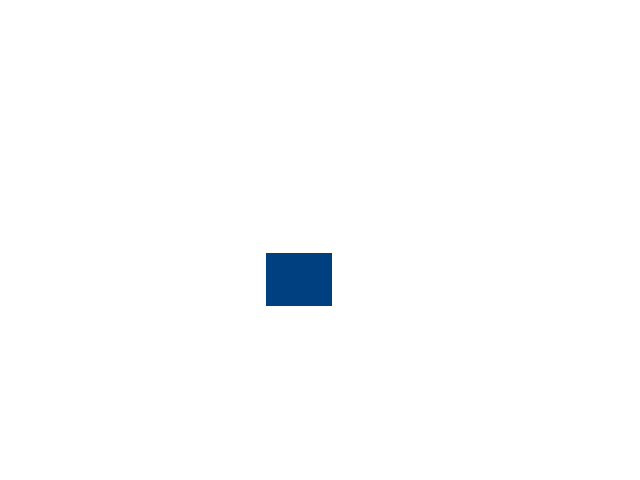
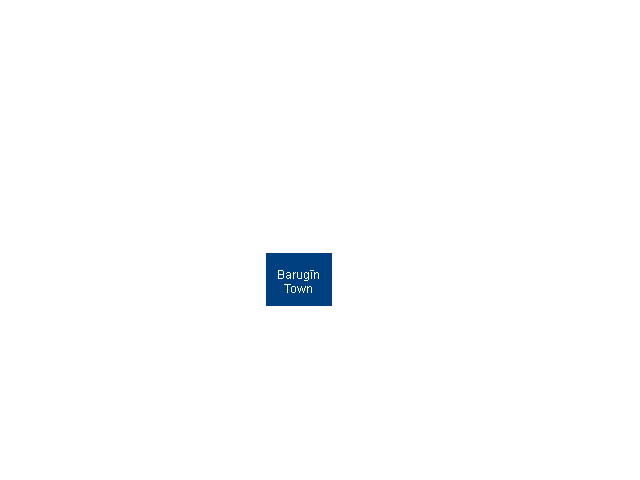
Layered file, before and after one edit (640px x 480px). Changes by layer:
added layer "Barugīn ..." above "Pasted Layer" over [278, 270, 319, 293]
